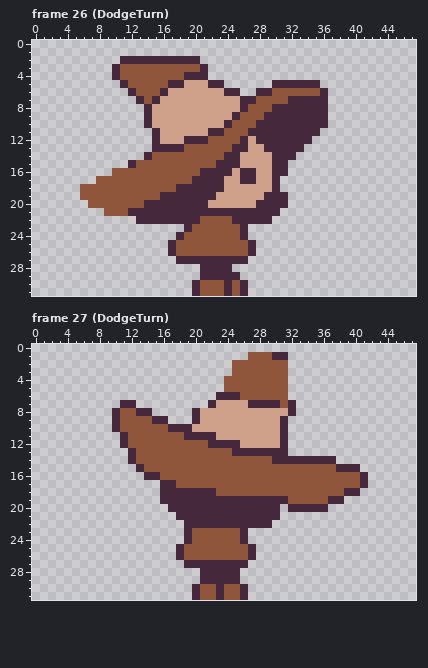
Pixel-art file: Graphics/AESPRITE/Player/Player/Player_v01.aseprite. That is the earlier state.
48x32 pixels, 38 frames. Shown: frame 26 (DodgeTurn), frame 27 (DodgeTurn). The commit also changed other frames, which this record leaves out.
After:
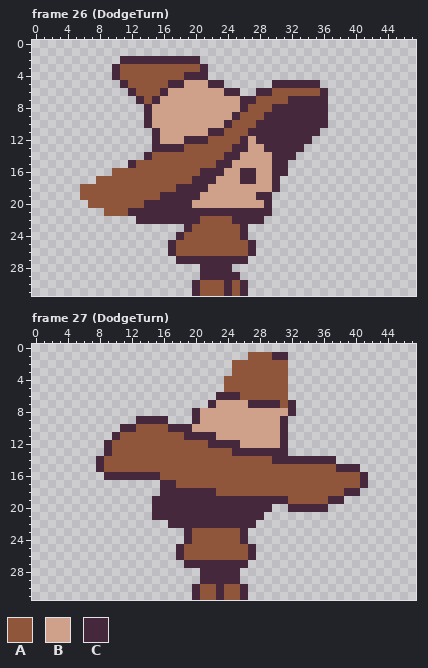
Palette (. is transparent): A #8f563b  B #cfa18a  C #45283c
Diff:
Frame 26 (DodgeTurn), layer "Head_new":
y 15: x 25 C -> B
y 16: x 24 C -> B
y 17: x 23 C -> B
y 18: x 22..23 CC -> BB
y 19: x 21..22 CC -> BB; x 28 B -> C; x 30..31 CC -> ..
y 20: x 20..21 CC -> BB; x 28 C -> B; x 30..31 CC -> ..
y 21: x 30 C -> .
y 22: x 29 C -> .
Frame 27 (DodgeTurn), layer "Head_new":
y 7: x 11..12 CC -> ..
y 8: x 10..14 CAACC -> .....
y 9: x 10..14 CAAAA -> ...CC
y 10: x 10..12 CAA -> .CC
y 11: x 10..11 .C -> CA
y 12: x 9..11 ..C -> CAA
y 13: x 9..12 ...C -> CAAA
y 14: x 8..12 ....C -> CAAAA
y 15: x 8..13 .....C -> CAAAAA
y 16: x 9..13 ..... -> CCCCC
y 19: x 15 . -> C
y 20: x 15..16 .. -> CC; x 30 C -> .
y 21: x 15..17 ... -> CCC; x 29..30 CC -> ..
y 22: x 17..18 .. -> CC; x 28..29 CC -> ..
